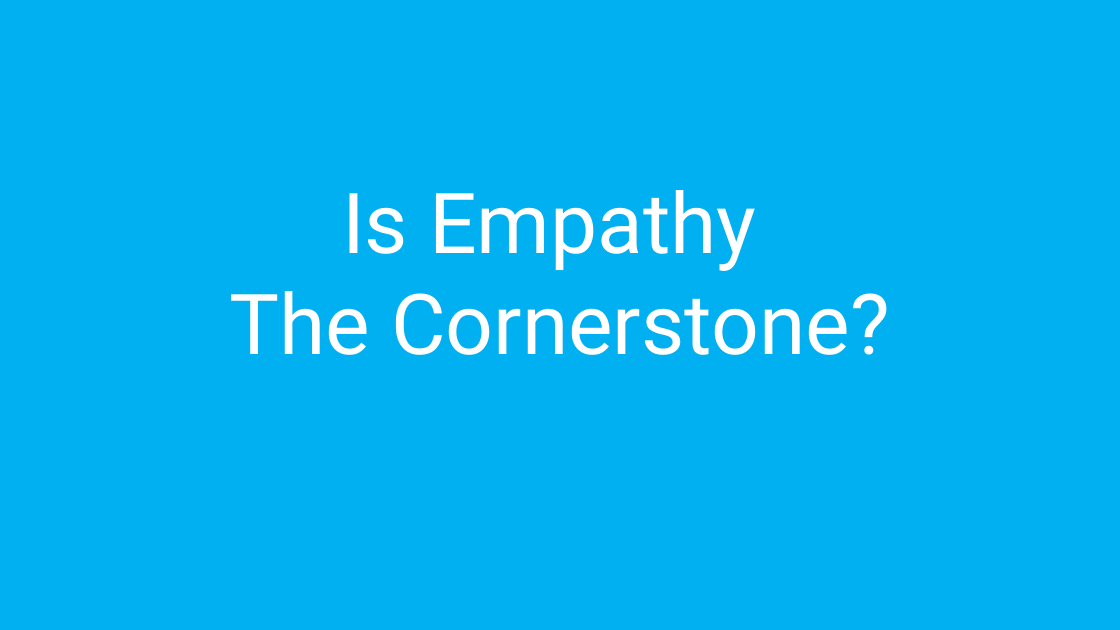
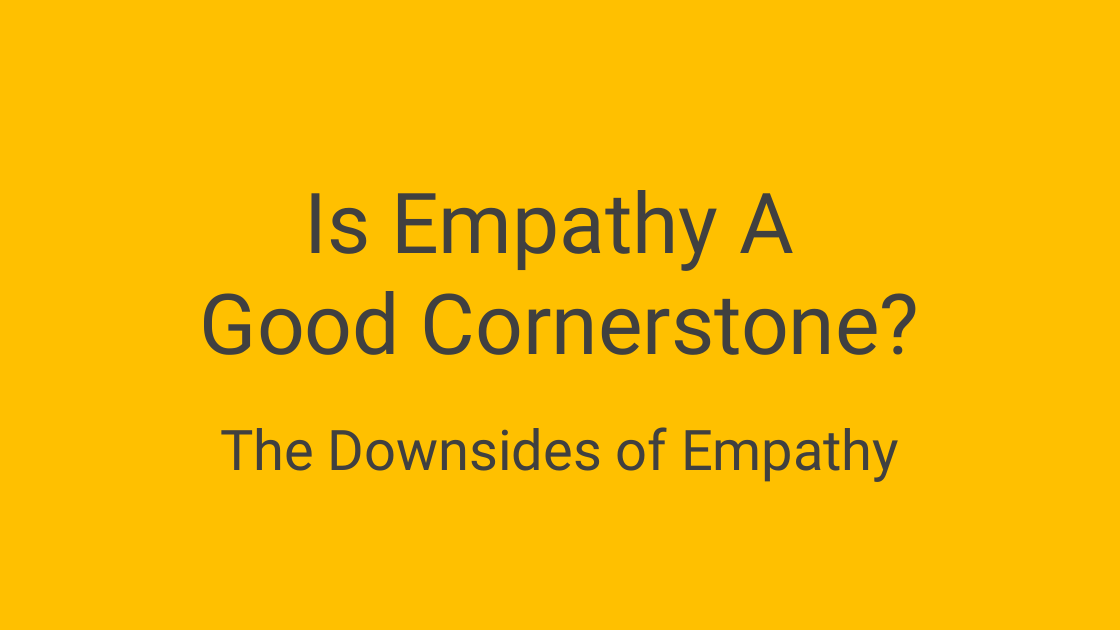
Before and after one commit to amadorchavez/amadorchavez.github.io, a slide deck: slide 24 of nifty/Culture.Values.pptx (slide 14 before the commit). Drawn at 1120x630 pixels with LibreOffice and Linux fonts; fonts in the diff are those of the drawing. Boxes give left, top, right and bottom in pixels: in the first picture for what was removed or moved away, otherwise in the second. Text is boxed around its words. In the diff, an @@ line names an element or a change of style, - is before the commit and + after.

```diff
--- a/nifty/Culture.Values.pptx
+++ b/nifty/Culture.Values.pptx
@@ rectangle at [0, 0, 1120, 630]: fill #00B0F0 to #FFC000 @@
@@ text at [200, 190, 920, 355]: text changed; text colour #FFFFFF to #404040 @@
-Is Empathy
-The Cornerstone?
+Is Empathy A
+Good Cornerstone?
@@ text added at [220, 427, 899, 482], 48 pt, text #404040 @@
+The Downsides of Empathy
```
Also in this commit, not shown: 11 other slides changed, 17 slides added, 2 slides removed, 49 other files.
